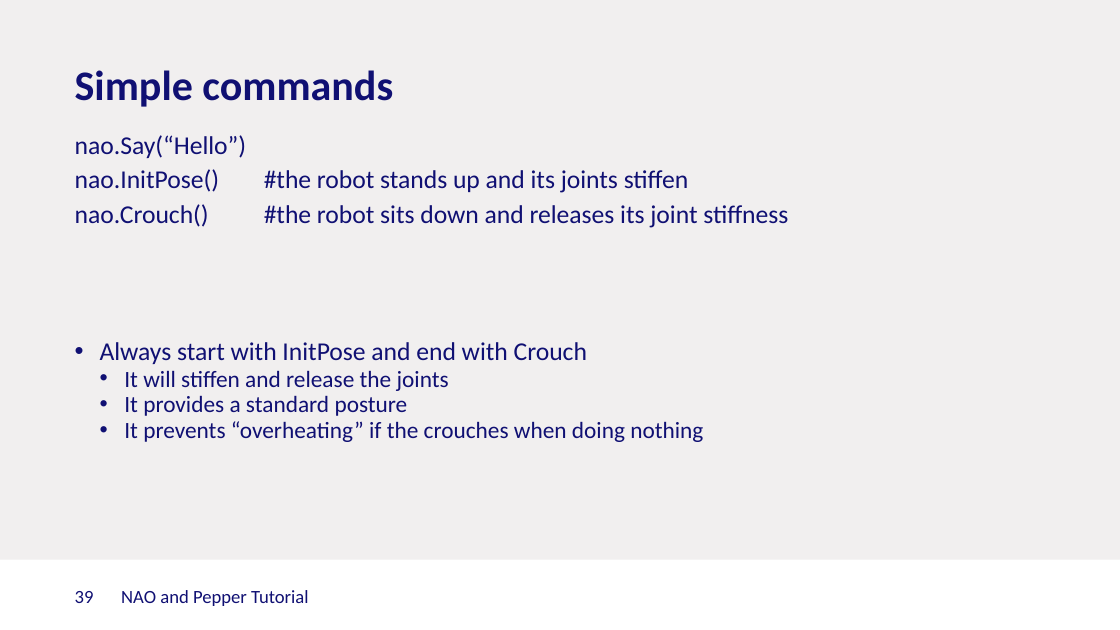
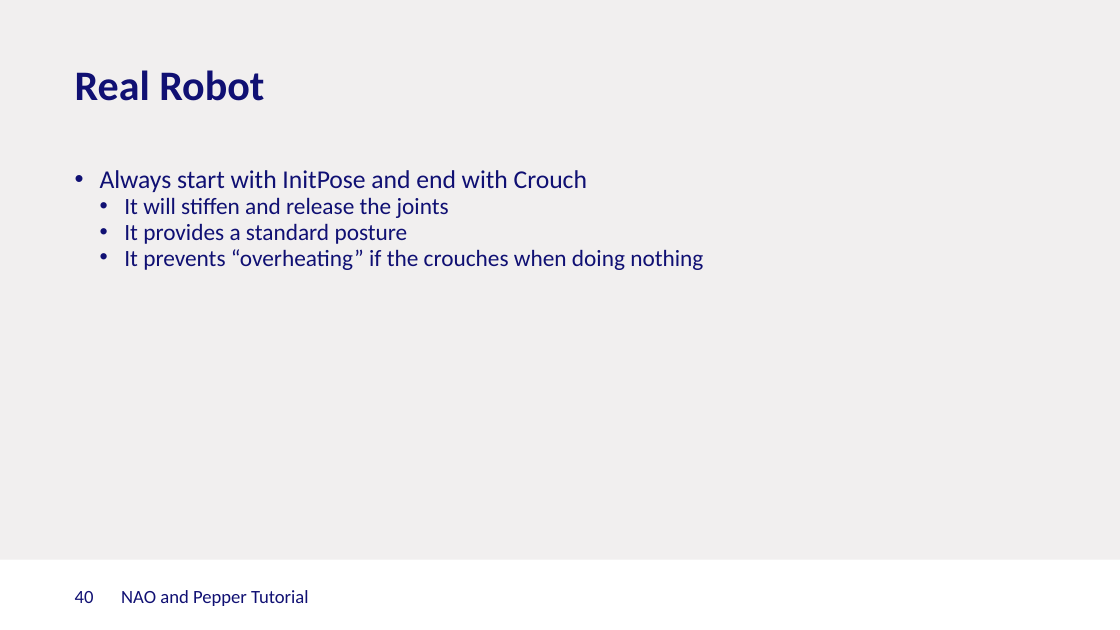
Before and after one commit to Rctue/nao-lib, a slide deck: slide 40 of Nao and Pepper.pptx (slide 39 before the commit). Drawn at 1120x630 pixels with LibreOffice and Linux fonts; fonts in the diff are those of the drawing; background and template pictures are left out. Boxes give left, top, right and bottom in pixels: in the first picture for what was removed or moved away, otherwise in the second. Text is boxed around its words. In the diff, an @@ line names an element or a change of style, - is before the commit and + after.

```diff
--- a/Nao and Pepper.pptx
+++ b/Nao and Pepper.pptx
@@ title at (75, 70, 264, 101): text changed @@
-Simple commands
+Real Robot
@@ text at (75, 135, 788, 228): paragraphs removed @@
-    nao.Say(“Hello”)
-    nao.InitPose() #the robot stands up and its joints stiffen
-    nao.Crouch() #the robot sits down and releases its joint stiffness
@@ page number at (75, 591, 94, 603): text changed @@
-39
+40
```
Also in this commit, not shown: 15 other slides changed, 1 slide added, 3 other files.
